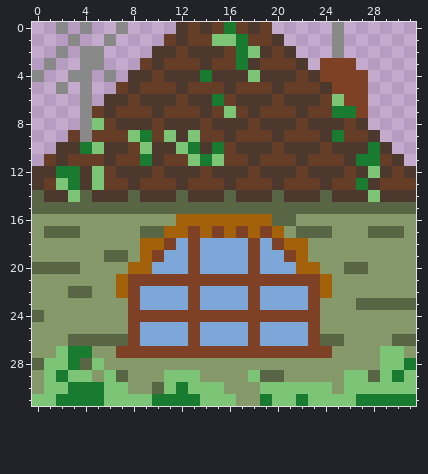
Pixel-art sprite -- ld58/sprites/mike_wohouski_spr/layers/b08e0ff6-e9b3-4f22-9269-318c98b3dd69/5cd5c22f-4c31-48e4-a0df-0085294456b0.png. Above, as it was before the edit.
The file is 128x128 pixels, drawn in blocks of 4x4; one block is one cell here.
Now the later version:
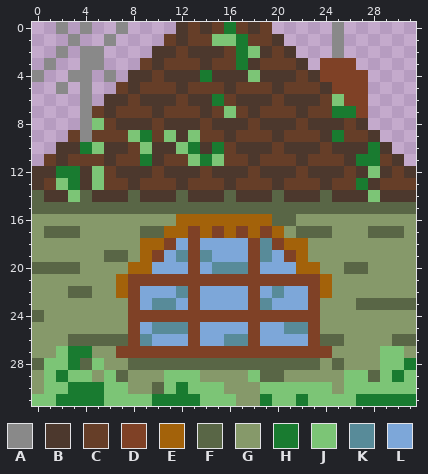
Palette (. is transparent): A #898989  B #4c382d  C #663e28  D #7f4126  E #a3620a  F #596646  G #86996a  H #197b30  J #7cc576  K #588b99  L #7da7d9
Changes in this commit:
Colour G gives way to colour F in row 28 at x 8 to 23 and 25.
Colour L gives way to colour K in row 18 at x 19; in row 19 at x 12, 14 and 19; in row 20 at x 15 to 17; in row 22 at x 12 and 20; in row 23 at x 10 to 11 and 19; in row 25 at x 10 to 12 and 21 to 22.
Colour L gives way to colour K in row 26 at x 9 and 16 to 17.
Pixel boxes of the changes (left, top, right, bottom) in both pictures:
changed: (128, 238, 344, 370)
